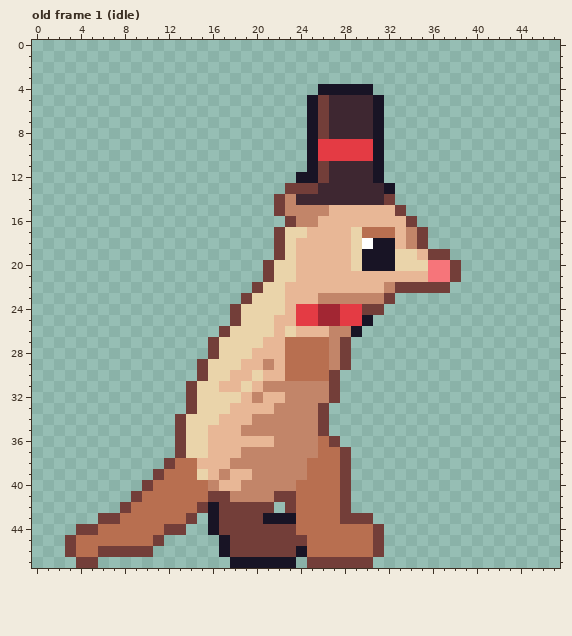
One commit to this pixel-art file: art/antagonists/ferret-antagonist.aseprite. The first picture shows the starting point.
48x48 pixels, 18 frames. Shown: old frame 1 (idle). The commit also changed other frames, which this record leaves out.
Now the later version:
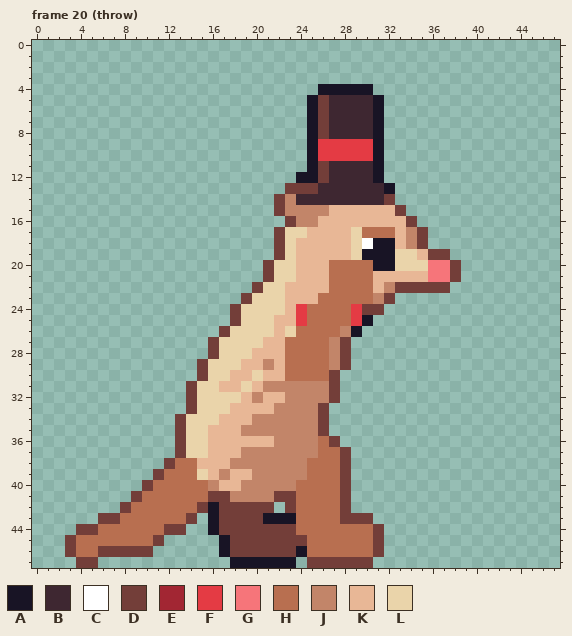
Palette (. is transparent): A #181425  B #3e2731  C #ffffff  D #733e39  E #a22633  F #e43b44  G #f6757a  H #b86f50  J #c28569  K #e8b796  L #ead4aa
A new or re-ordered frame is compared with the old frame closest to it.
Commit message: Draw Furt parcel throw and marked projectile
Changes in this commit:
frames 18 -> 22
Frame 20 (throw) is new; against old frame 1 (idle):
Colour H replaces colour A in row 20 at x 30.
Colour H replaces colour E in rows 24 to 25 at x 26 to 27.
Colour H replaces colour F in rows 24 to 25 at x 25 and 28.
Colour H replaces colour J in row 23 at x 26 to 30; in row 26 at x 27.
Colour H replaces colour K in row 20 at x 27 to 28; in rows 21 to 22 at x 27 to 30; in row 26 at x 24 to 26.
Colour H replaces colour L in row 20 at x 29.
Where, in picture pixels (left, top, right, bottom), the same in both pictures:
changed: (296, 260, 373, 337)
